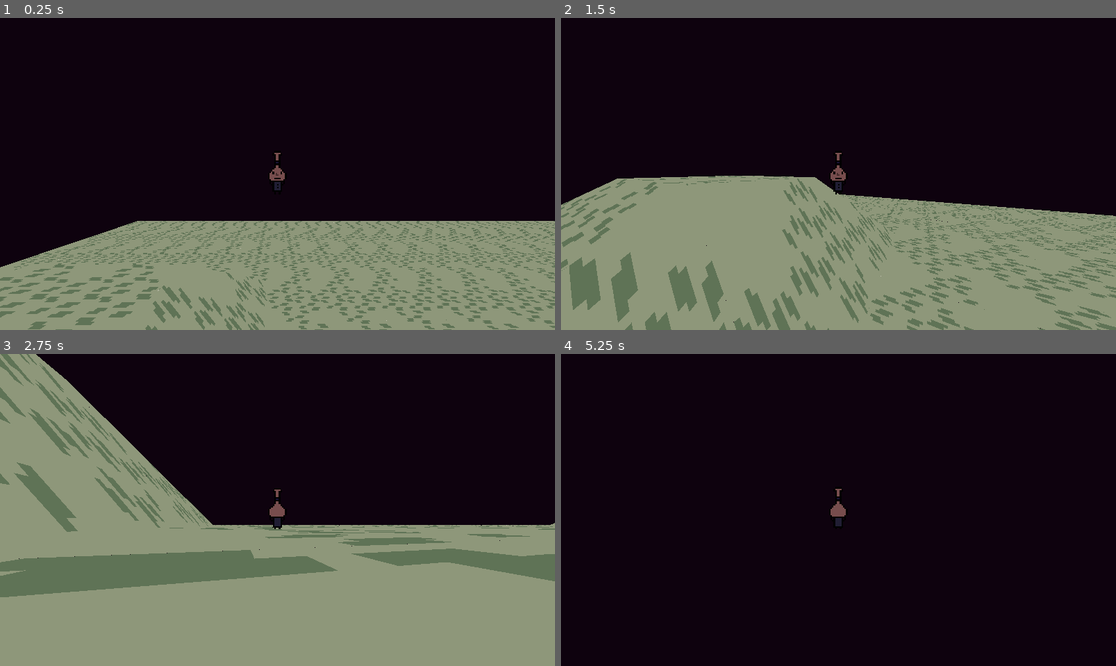
Above: before the commit, frames 1-4 (two rows, left to right).
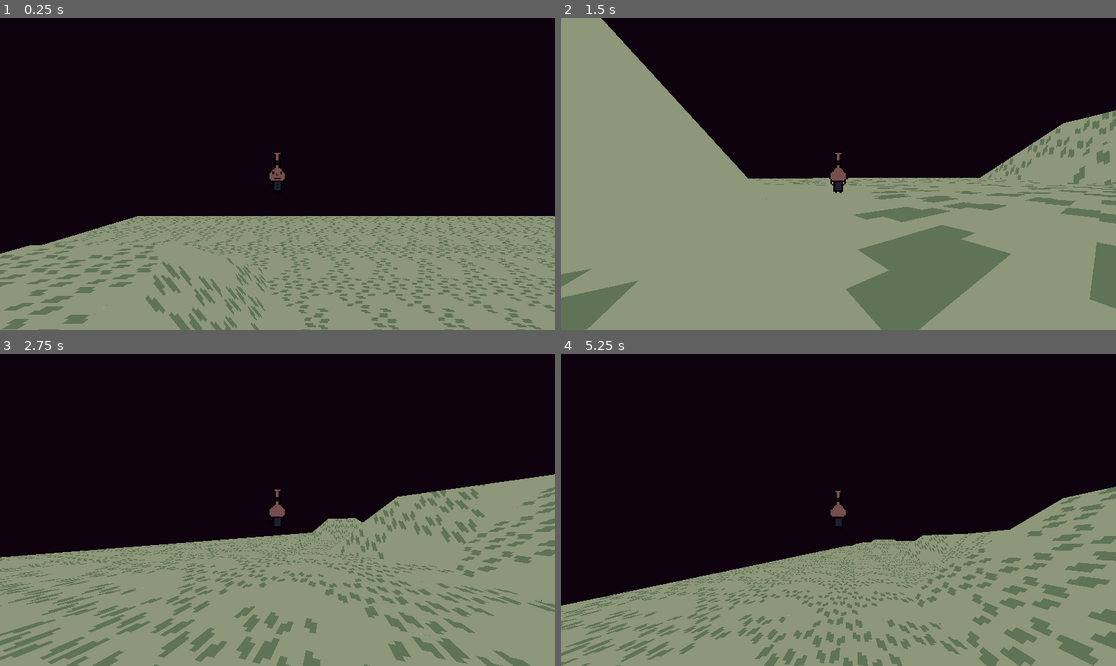
Above: after the commit, the same moments.

Repository: Phil-Nettekoven/gd-portfolio-site
Game: Godot game, scene res://scenes/world_1/world_1.tscn
The game is run twice, just before and just after one commit, with the same random seed, the same clock (stepped at 60 frames per second) and the same inputs.
Inputs (mouse positions are in pixels of both pictures, inside the frame that each line leads up to):
- Up to frame 1 (0.25 s): no input
- Up to frame 2 (1.5 s): move the mouse to (866, 174) at 0.52 s; hold Right mouse button (lock_camera, bound only after the commi… 0.53-1.28 s; hold W (up) from 0.53 s (still down); tap Space (jump) at 0.77 s; move the mouse to (810, 174) at 1.27 s; tap Shift (sprint) at 1.35 s
- Up to frame 3 (2.75 s): keep holding W (up); tap Space (jump) at 1.52 s; right-click (249, 510) at 1.55 s; move the mouse to (288, 503) at 2.02 s; hold Right mouse button (lock_camera, bound only after the commi… from 2.03 s (still down)
- Up to frame 4 (5.25 s): keep holding W (up); move the mouse to (832, 516) at 2.77 s; release Right mouse button (lock_camera, bound only after the commi… at 2.78 s; right-click (832, 516) at 2.85 s; tap Space (jump) at 3.02, 3.77, 4.52 s; move the mouse to (877, 513) at 3.52 s; hold Shift (sprint) 3.53-4.28 s; right-click (877, 513) at 3.8 s; move the mouse to (794, 506) at 4.27 s; right-click (794, 506) at 4.35 s; move the mouse to (844, 510) at 5.02 s; hold Right mouse button (lock_camera, bound only after the commi… from 5.03 s (still down)

The runs differ from the first frame. In frame 1, 12% of the frame differs, in the area x 0-100%, y 63-100%; in frame 2, 31%; in frame 3, 34%; in frame 4, 37%, in the area x 0-100%, y 42-100%.

Commit message:
crumb bumb

Diff:
--- a/characters/player/camera_pivot.gd
+++ b/characters/player/camera_pivot.gd
@@ -8,6 +8,8 @@
 	Input.set_mouse_mode(Input.MOUSE_MODE_CAPTURED)
 
 func _unhandled_input(event: InputEvent) -> void:
+	if Input.is_action_pressed("lock_camera"):
+		return
 	if event is not InputEventMouseMotion:
 		return
 
--- a/characters/player/player.gd
+++ b/characters/player/player.gd
@@ -18,7 +18,7 @@
 var touched_ground:bool = false
 
 func _ready() -> void:
-	pass
+	velocity.y = -20
 
 func free_movement(_delta:float)->void:
 	if not is_on_floor():
@@ -105,6 +105,8 @@
 func _process(delta: float) -> void:
 	if Input.is_action_just_pressed("reset"):
 		reset()
+	if Input.is_action_just_pressed("quit"):
+		get_tree().quit()
 	if state == STATE.free:
 		free_movement(delta)
 	else: ##DISABLED
--- a/project.godot
+++ b/project.godot
@@ -14,6 +14,10 @@
 run/main_scene="uid://b7uy4xiwhjdw6"
 config/features=PackedStringArray("4.4", "GL Compatibility")
 boot_splash/show_image=false
+
+[audio]
+
+buses/default_bus_layout=""
 
 [autoload]
 
@@ -75,6 +79,16 @@
 "events": [Object(InputEventKey,"resource_local_to_scene":false,"resource_name":"","device":-1,"window_id":0,"alt_press …(191 unchanged characters)…
 ]
 }
+lock_camera={
+"deadzone": 0.2,
+"events": [Object(InputEventMouseButton,"resource_local_to_scene":false,"resource_name":"","device":-1,"window_id":0,"alt_pressed":false,"shift_pressed":false,"ctrl_pressed":false,"meta_pressed":false,"button_mask":2,"position":Vector2(101, 17),"global_position":Vector2(110, 65),"factor":1.0,"button_index":2,"canceled":false,"pressed":true,"double_click":false,"script":null)
+]
+}
+quit={
+"deadzone": 0.2,
+"events": [Object(InputEventKey,"resource_local_to_scene":false,"resource_name":"","device":-1,"window_id":0,"alt_pressed":false,"shift_pressed":false,"ctrl_pressed":false,"meta_pressed":false,"pressed":false,"keycode":0,"physical_keycode":4194305,"key_label":0,"unicode":0,"location":0,"echo":false,"script":null)
+]
+}
 
 [layer_names]
 
--- a/scenes/world_1/bgm_mgr.gd
+++ b/scenes/world_1/bgm_mgr.gd
@@ -23,16 +23,17 @@
 var prev_speed:float = 0.0
 
 func _ready() -> void:
-	drum_mp3.loop = true
+	#drum_mp3.loop = true
 	drums.stream = drum_mp3
+	drums.finished.connect(_on_drums_finished)
 
-	bass_mp3.loop = true
+	#bass_mp3.loop = true
 	bass.stream = bass_mp3
 
-	chords_mp3.loop = true
+	#chords_mp3.loop = true
 	chords.stream = chords_mp3
 
-	leads_mp3.loop = true
+	#leads_mp3.loop = true
 	leads.stream = leads_mp3
 
 	#animation_player.play(ANIMATION_NAME)
@@ -45,25 +46,18 @@
 	player_touched_ground = true
 
 func modulate_pitch_by_velocity()->void:
-	#if !player_touched_ground: return
+	if !player_touched_ground: return
 
 	var speed:float = player_char.velocity.length()
 
-	if speed != prev_speed && speed <= 0.0:
-		for p:AudioStreamPlayer in audio_streams:
-			p.stream_paused = true
-		is_playing = false
-		prev_speed = speed
-		return
+	var speed_ratio:float = clamp(speed/Globals.MUSIC_MAX_SPEED, 0.0, 0.99)
+	prev_speed = speed
+	animation_player.seek(speed_ratio)
 
-	if !is_playing:
-		for p:AudioStreamPlayer in audio_streams:
-			p.stream_paused = false
-		is_playing = true
-
-	var speed_ratio:float = clamp(speed/Globals.MUSIC_MAX_SPEED, 0.0, 0.99)
-
-	animation_player.seek(speed_ratio)
+func _on_drums_finished()->void:
+	for p:AudioStreamPlayer in audio_streams:
+		p.seek(0.0)
+		p.play()
 
 func _process(_delta: float) -> void:
 	modulate_pitch_by_velocity()
--- a/sounds/bgm_mgr.tscn
+++ b/sounds/bgm_mgr.tscn
@@ -5,57 +5,6 @@
 [ext_resource type="AudioStream" uid="uid://e5u2x7offpxy" path="res://sounds/music/michael_bgm/bass.mp3" id="3_m4bb4"]
 [ext_resource type="AudioStream" uid="uid://cntqv81lumu5r" path="res://sounds/music/michael_bgm/chords.mp3" id="4_stiy4"]
 [ext_resource type="AudioStream" uid="uid://bxk3qa1bc7mmn" path="res://sounds/music/michael_bgm/leads.mp3" id="5_e7lhu"]
-
-[sub_resource type="Animation" id="Animation_m4bb4"]
-resource_name = "lerp_music_pitch"
-tracks/0/type = "value"
-tracks/0/imported = false
-tracks/0/enabled = true
-tracks/0/path = NodePath("drums:pitch_scale")
-tracks/0/interp = 1
-tracks/0/loop_wrap = true
-tracks/0/keys = {
-"times": PackedFloat32Array(0, 1),
-"transitions": PackedFloat32Array(1, 1),
-"update": 0,
-"values": [0.01, 1.0]
-}
-tracks/1/type = "value"
-tracks/1/imported = false
-tracks/1/enabled = true
-tracks/1/path = NodePath("bass:pitch_scale")
-tracks/1/interp = 1
-tracks/1/loop_wrap = true
-tracks/1/keys = {
-"times": PackedFloat32Array(0, 1),
-"transitions": PackedFloat32Array(1, 1),
-"update": 0,
-"values": [0.01, 1.0]
-}
-tracks/2/type = "value"
-tracks/2/imported = false
-tracks/2/enabled = true
-tracks/2/path = NodePath("chords:pitch_scale")
-tracks/2/interp = 1
-tracks/2/loop_wrap = true
-tracks/2/keys = {
-"times": PackedFloat32Array(0, 1),
-"transitions": PackedFloat32Array(1, 1),
-"update": 0,
-"values": [0.01, 1.0]
-}
-tracks/3/type = "value"
-tracks/3/imported = false
-tracks/3/enabled = true
-tracks/3/path = NodePath("leads:pitch_scale")
-tracks/3/interp = 1
-tracks/3/loop_wrap = true
-tracks/3/keys = {
-"times": PackedFloat32Array(0, 1),
-"transitions": PackedFloat32Array(1, 1),
-"update": 0,
-"values": [0.01, 1.0]
-}
 
 [sub_resource type="Animation" id="Animation_stiy4"]
 length = 0.001
@@ -108,6 +57,57 @@
 "values": [1.0]
 }
 
+[sub_resource type="Animation" id="Animation_m4bb4"]
+resource_name = "lerp_music_pitch"
+tracks/0/type = "value"
+tracks/0/imported = false
+tracks/0/enabled = true
+tracks/0/path = NodePath("drums:pitch_scale")
+tracks/0/interp = 1
+tracks/0/loop_wrap = true
+tracks/0/keys = {
+"times": PackedFloat32Array(0, 1),
+"transitions": PackedFloat32Array(1, 1),
+"update": 0,
+"values": [0.01, 2.0]
+}
+tracks/1/type = "value"
+tracks/1/imported = false
+tracks/1/enabled = true
+tracks/1/path = NodePath("bass:pitch_scale")
+tracks/1/interp = 1
+tracks/1/loop_wrap = true
+tracks/1/keys = {
+"times": PackedFloat32Array(0, 1),
+"transitions": PackedFloat32Array(1, 1),
+"update": 0,
+"values": [0.01, 2.0]
+}
+tracks/2/type = "value"
+tracks/2/imported = false
+tracks/2/enabled = true
+tracks/2/path = NodePath("chords:pitch_scale")
+tracks/2/interp = 1
+tracks/2/loop_wrap = true
+tracks/2/keys = {
+"times": PackedFloat32Array(0, 1),
+"transitions": PackedFloat32Array(1, 1),
+"update": 0,
+"values": [0.01, 2.0]
+}
+tracks/3/type = "value"
+tracks/3/imported = false
+tracks/3/enabled = true
+tracks/3/path = NodePath("leads:pitch_scale")
+tracks/3/interp = 1
+tracks/3/loop_wrap = true
+tracks/3/keys = {
+"times": PackedFloat32Array(0, 1),
+"transitions": PackedFloat32Array(1, 1),
+"update": 0,
+"values": [0.01, 2.0]
+}
+
 [sub_resource type="AnimationLibrary" id="AnimationLibrary_stiy4"]
 _data = {
 &"RESET": SubResource("Animation_stiy4"),
Not shown: 1 places in sounds/default_bus_layout.tres that only renumber resources
